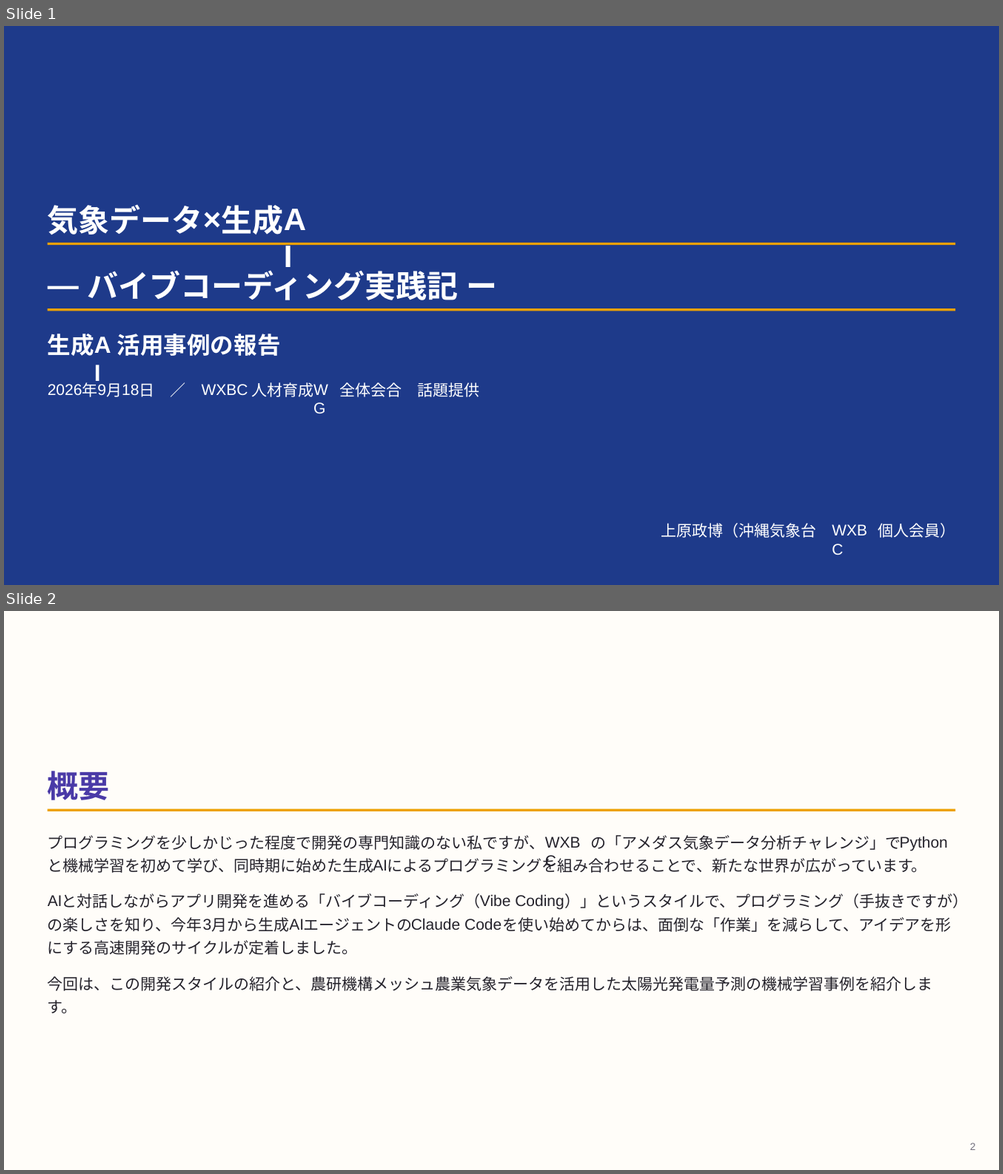
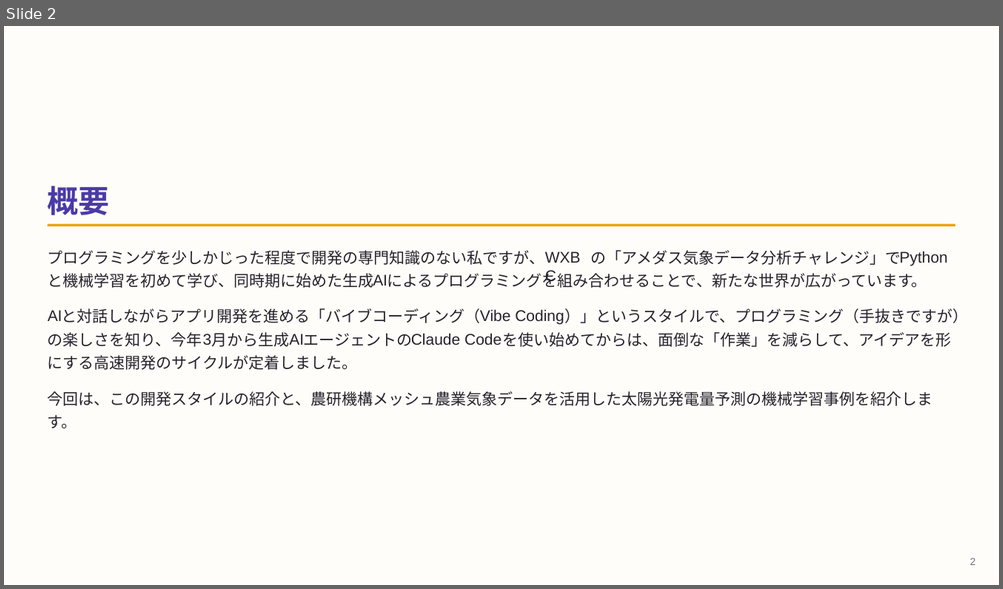
Before and after one commit to masauehr/marp_slides, a slide deck: slides/2026-09-18-vibe-coding.pptx. Shown one above the other, each under a label of ours: slides 1 and 2 before the commit, slide 2 after it. The pictures are 1003x1174 and 1003x589 pixels, drawn with LibreOffice and Linux fonts; fonts in the diff are those of the drawing. Boxes give left, top, right and bottom in pixels: in the first picture for what was removed or moved away, otherwise in the second. Text is boxed around its words. In the diff, an @@ line names an element or a change of style, - is before the commit and + after.

Commit message:
update: hero-gradientをリッチ化しvibe-coding.mdの表紙・まとめに適用
themes/ml-forecast.cssの4つのhero-*クラスにグレイン質感を追加し、
hero-gradientはメッシュ風の多色グラデーションに刷新。
vibe-coding.mdの表紙・まとめスライドに_backgroundColor直書きの
代わりにhero-gradientクラスを適用。

editable PPTX（--pptx-editable）はLibreOffice経由で背景を
再構築する方式のため、多重グラデーション+ブレンドモードを
正しく解釈できず崩れる問題を確認。該当2枚のみpython-pptxで
画像焼き込みに差し替えて対応（他20枚のテキスト編集可能性は維持）。

```diff
--- a/slides/2026-09-18-vibe-coding.pptx
+++ b/slides/2026-09-18-vibe-coding.pptx
@@ slide 1 removed at (4, 26, 999, 585), background #FFFFFF @@
@@ freeform shape removed at (4, 26, 999, 585) @@
@@ freeform shape removed at (4, 26, 999, 585) @@
@@ text removed at (203, 199, 235, 236) @@
-×
@@ text removed at (284, 199, 315, 236) @@
-AI
@@ text removed at (48, 204, 203, 235) @@
-気象データ
@@ text removed at (222, 205, 284, 235) @@
-⽣成
@@ freeform shape removed at (47, 243, 956, 245) @@
@@ text removed at (47, 266, 87, 303) @@
-―
@@ text removed at (87, 266, 458, 301) @@
-バイブコーディング実践記
@@ text removed at (466, 283, 498, 288) @@
-ー
@@ freeform shape removed at (47, 309, 956, 311) @@
@@ text removed at (48, 334, 94, 356) @@
-⽣成
@@ text removed at (94, 330, 117, 358) @@
-AI
@@ text removed at (117, 334, 281, 356) @@
-活⽤事例の報告
@@ text removed at (82, 380, 98, 397) @@
-年
@@ text removed at (313, 380, 340, 398) @@
-WG
@@ text removed at (48, 384, 82, 395) @@
-2026
@@ text removed at (97, 384, 106, 395) @@
-9
@@ text removed at (106, 383, 122, 397) @@
-⽉
@@ text removed at (122, 384, 139, 396) @@
-18
@@ text removed at (139, 383, 155, 397) @@
-⽇ ／
@@ text removed at (202, 384, 248, 395) @@
-WXBC
@@ text removed at (251, 383, 313, 397) @@
-⼈材育成
@@ text removed at (340, 383, 480, 397) @@
-全体会合 話題提供
@@ text removed at (660, 523, 816, 538) @@
-上原政博（沖縄気象台
@@ text removed at (831, 521, 877, 540) @@
-WXBC
@@ text removed at (877, 523, 955, 538) @@
-個⼈会員）
```
Also in this commit, not shown: 3 slides changed, 2 slides added, 1 other slide removed, 3 other files.
